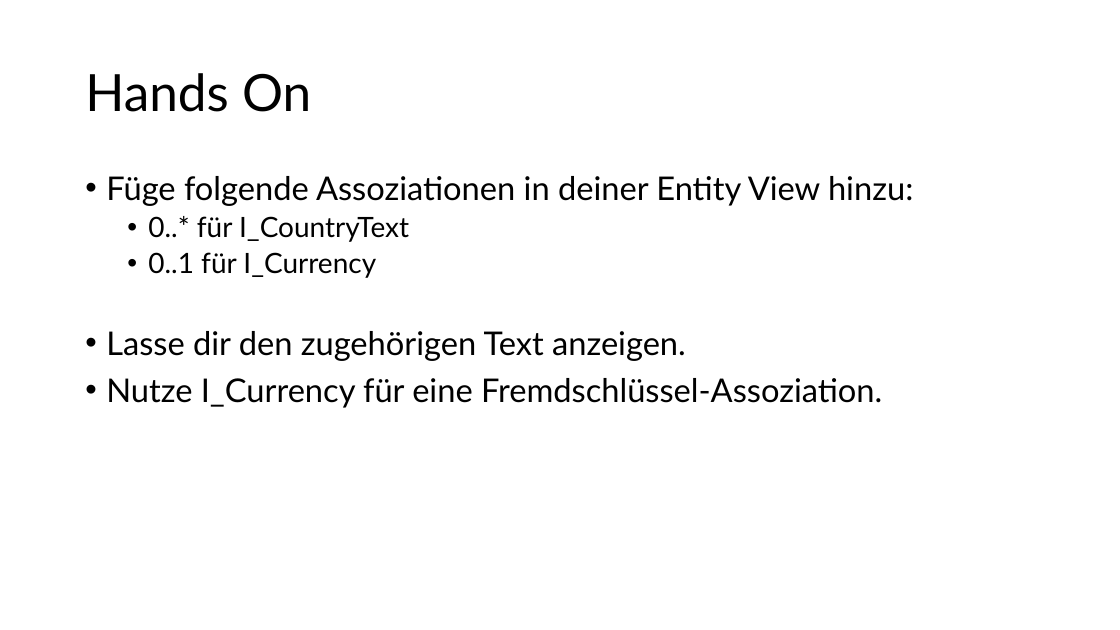
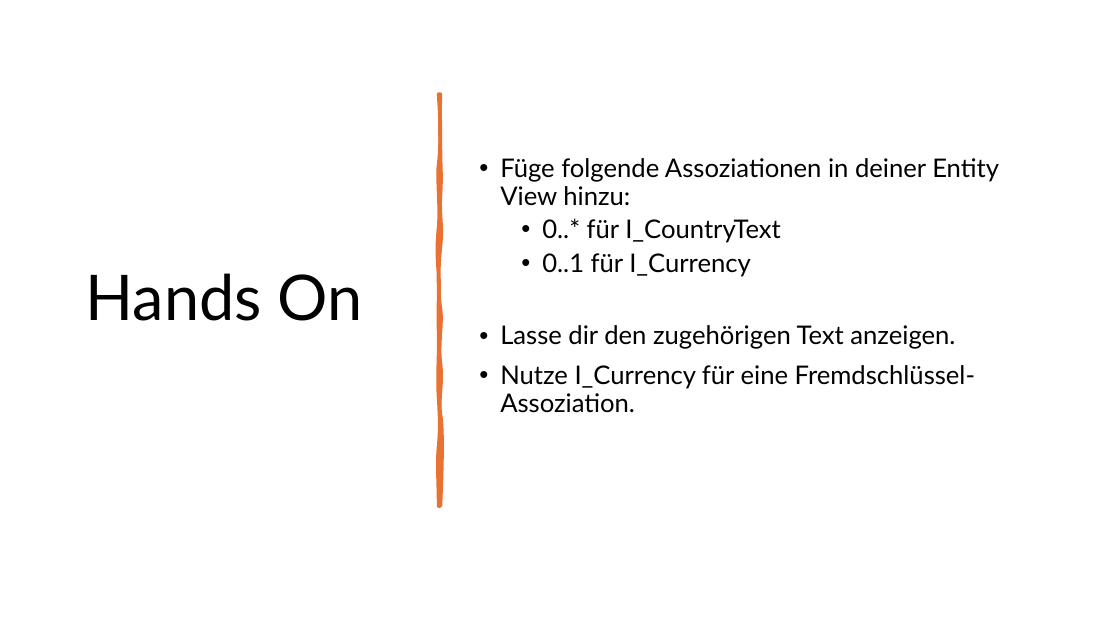
Before and after one commit to DevelopmentBvise/Schulung, a slide deck: slide 33 of CDS presentation/Tag2_Data Modeling with Core Data Services.pptx. Drawn at 1120x630 pixels with LibreOffice and Linux fonts; fonts in the diff are those of the drawing. Boxes give left, top, right and bottom in pixels: in the first picture for what was removed or moved away, otherwise in the second. Text is boxed around its words. In the diff, an @@ line names an element or a change of style, - is before the commit and + after.

```diff
--- a/CDS presentation/Tag2_Data Modeling with Core Data Services.pptx
+++ b/CDS presentation/Tag2_Data Modeling with Core Data Services.pptx
@@ title "Hands On": place and size @@
-title "Hands On" at [85,73,311,112]
+title "Hands On" at [86,273,363,321]
@@ title "Hands On" at [86,273,363,321]: size 44 to 54 pt @@
@@ text "Füge folgende Assoziationen in deiner ...": place and size @@
-text "Füge folgende Assoziationen in deiner ..." at [106,176,913,408]
+text "Füge folgende Assoziationen in deiner ..." at [500,158,999,413]
@@ text "Füge folgende Assoziationen in deiner ..." at [500,158,999,413]: size 28 to 22 pt in "Füge folgende Assoziationen in deiner Entity View ...", "Lasse dir den zugehörigen Text anzeigen.", "Nutze I_Currency für eine Fremdschlüssel-Assoziation."; size 24 to 22 pt in "0..* für I_CountryText", "0..1 für I_Currency"; vertical alignment top to middle @@
@@ freeform shape added at [439,94,440,506], fill #E97132, outline #E97132 3.25 pt @@
```
Also in this commit, not shown: 4 other slides changed, 1 other file.
